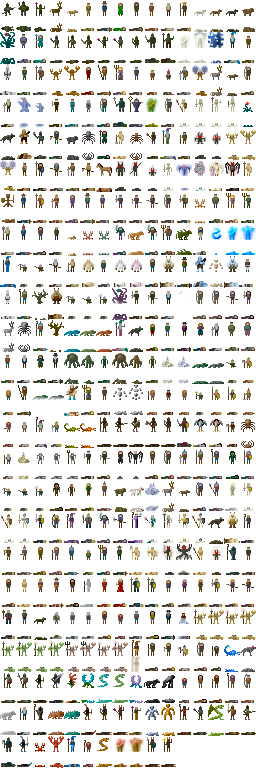
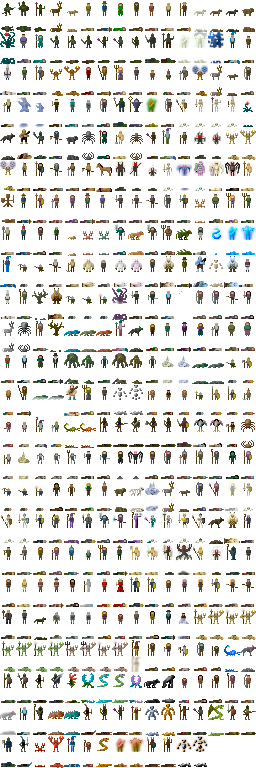
Before/after of a 256x768 layered artwork. What changed in the layer stack:
painted on "Background" over [176, 736, 208, 767]
